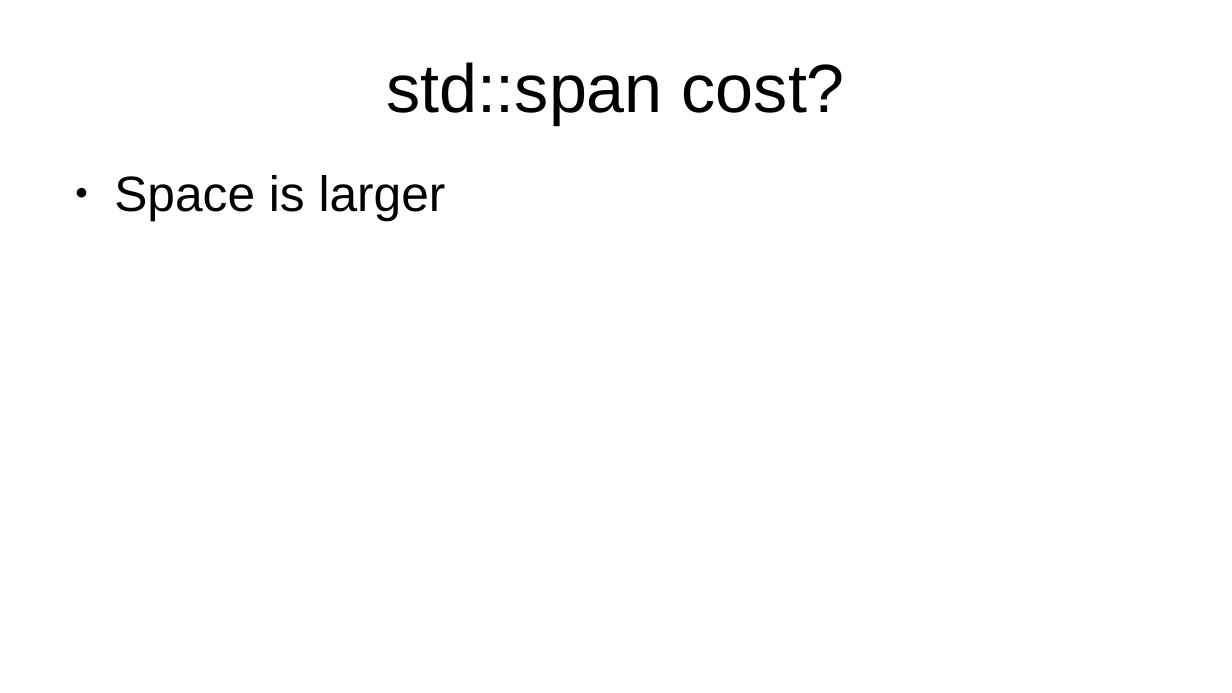
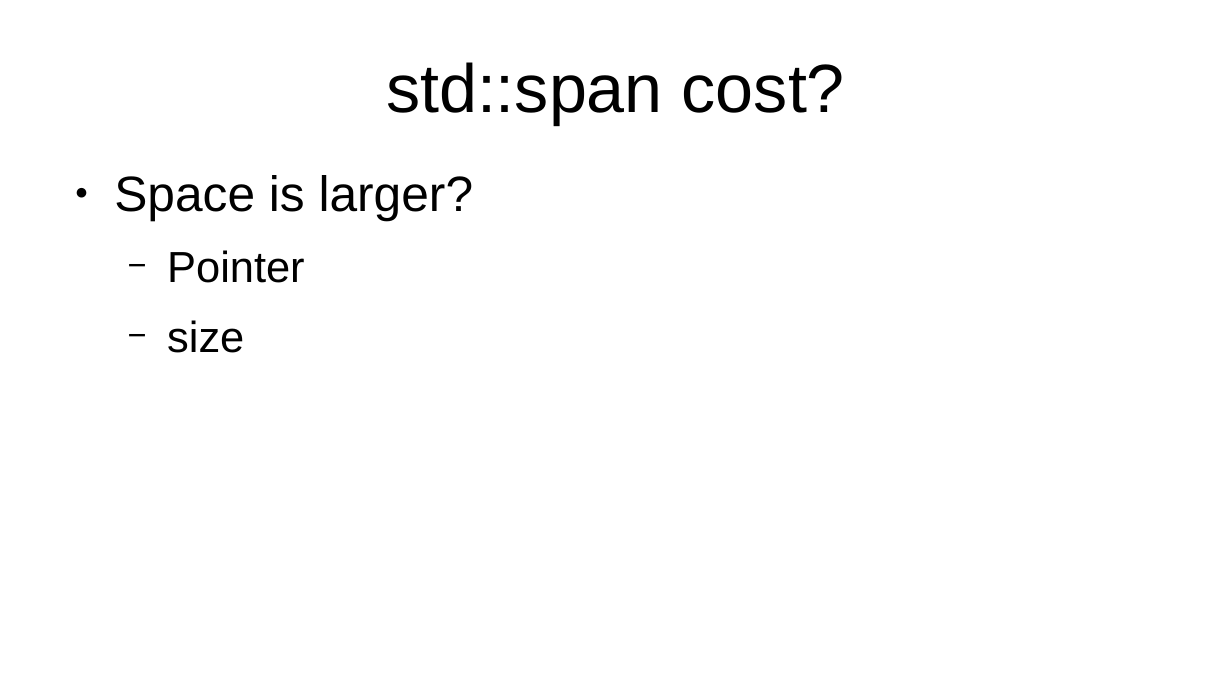
Before and after one commit to marcpawl/nullptr, a slide deck: slide 31 of slideshow.odp (slide 27 before the commit). Drawn at 1232x693 pixels with LibreOffice and Linux fonts; fonts in the diff are those of the drawing. Boxes give left, top, right and bottom in pixels: in the first picture for what was removed or moved away, otherwise in the second. Text is boxed around its words. In the diff, an @@ line names an element or a change of style, - is before the commit and + after.

```diff
--- a/slideshow.odp
+++ b/slideshow.odp
@@ text at <box>114,175,474,353</box>: text changed @@
-● Space is larger
+● Space is larger?
+  − Pointer
+  − size
```
Also in this commit, not shown: 19 other slides changed, 7 slides added, 1 other file.
